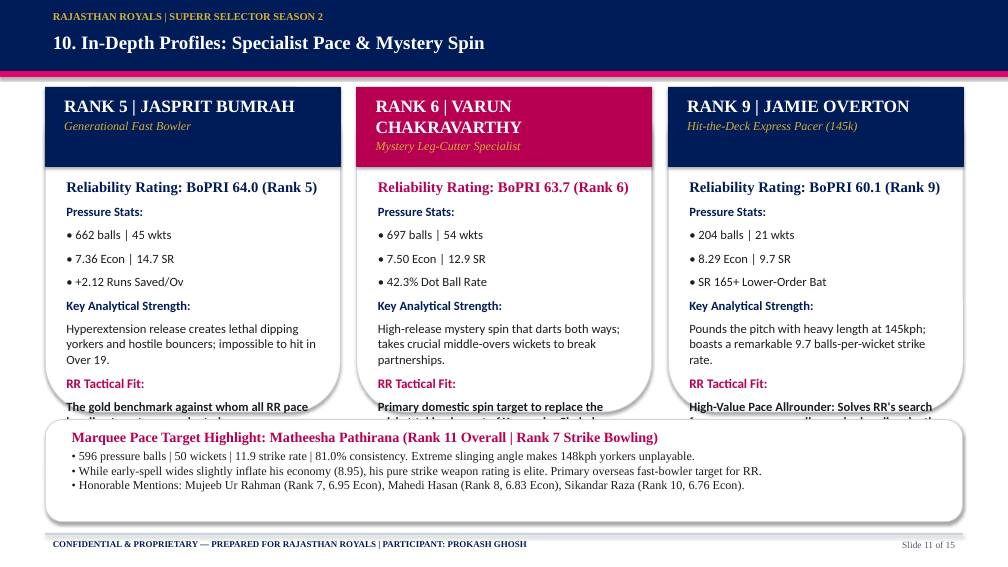
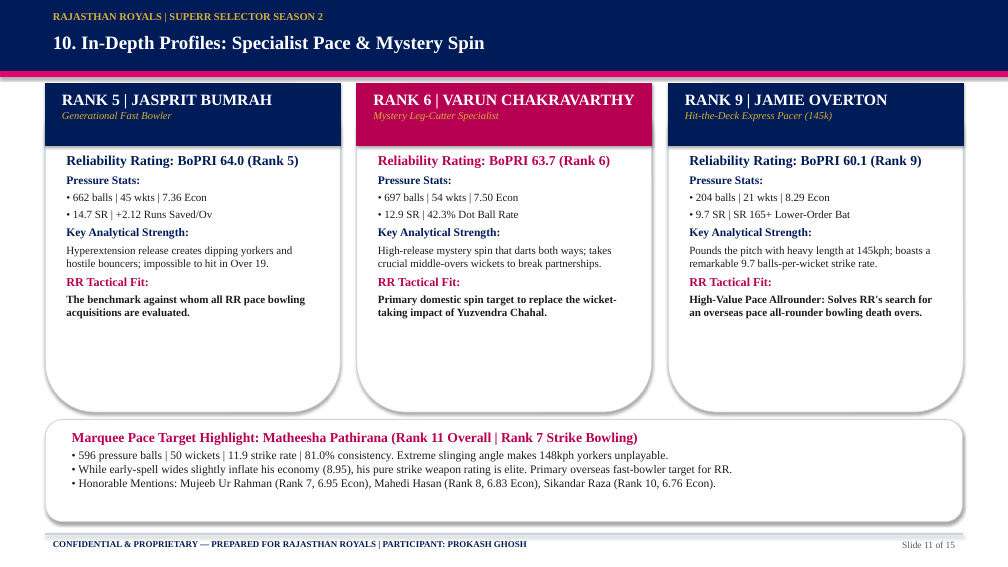
Before and after one commit to prokashghosh996-png/RR-supeRR-selector-2027, a slide deck: slide 11 of SupeRR_Selector_Season_2_RR_IPL_2027_Auction_Strategy.pptx. Drawn at 1008x567 pixels with LibreOffice and Linux fonts; fonts in the diff are those of the drawing. Boxes give left, top, right and bottom in pixels: in the first picture for what was removed or moved away, otherwise in the second. Text is boxed around its words. In the diff, an @@ line names an element or a change of style, - is before the commit and + after.

```diff
--- a/SupeRR_Selector_Season_2_RR_IPL_2027_Auction_Strategy.pptx
+++ b/SupeRR_Selector_Season_2_RR_IPL_2027_Auction_Strategy.pptx
@@ rounded rectangle: place and size @@
-rounded rectangle at [45, 87, 340, 412]
+rounded rectangle at [45, 83, 340, 412]
@@ rectangle: place and size @@
-rectangle at [45, 87, 340, 166]
+rectangle at [45, 83, 340, 145]
@@ text "RANK 5 | JASPRIT BUMRAH" at [62, 94, 273, 119]: size 16.5 to 15 pt in "RANK 5 | JASPRIT BUMRAH"; size 11.5 to 10 pt in "Generational Fast Bowler"; less space between paragraphs @@
@@ rounded rectangle: place and size @@
-rounded rectangle at [357, 87, 652, 412]
+rounded rectangle at [357, 83, 652, 412]
@@ rectangle: place and size @@
-rectangle at [357, 87, 652, 166]
+rectangle at [357, 83, 652, 145]
@@ text "RANK 6 | VARUN CHAKRAVARTHY" at [373, 94, 635, 122]: size 16.5 to 15 pt in "RANK 6 | VARUN CHAKRAVARTHY"; size 11.5 to 10 pt in "Mystery Leg-Cutter Specialist"; less space between paragraphs @@
@@ rounded rectangle: place and size @@
-rounded rectangle at [668, 87, 963, 412]
+rounded rectangle at [668, 83, 963, 412]
@@ rectangle: place and size @@
-rectangle at [668, 87, 963, 166]
+rectangle at [668, 83, 963, 145]
@@ text "RANK 9 | JAMIE OVERTON" at [685, 94, 888, 122]: size 16.5 to 15 pt in "RANK 9 | JAMIE OVERTON"; size 11.5 to 10 pt in "Hit-the-Deck Express Pacer (145k)"; less space between paragraphs @@
@@ text "Reliability Rating: BoPRI 64.0 (Rank ...": place and size @@
-text "Reliability Rating: BoPRI 64.0 (Rank ..." at [66, 181, 317, 415]
+text "Reliability Rating: BoPRI 64.0 (Rank ..." at [66, 155, 305, 319]
@@ text "Reliability Rating: BoPRI 63.7 (Rank ...": place and size @@
-text "Reliability Rating: BoPRI 63.7 (Rank ..." at [378, 181, 629, 420]
+text "Reliability Rating: BoPRI 63.7 (Rank ..." at [378, 155, 617, 319]
@@ text "Reliability Rating: BoPRI 60.1 (Rank ...": place and size @@
-text "Reliability Rating: BoPRI 60.1 (Rank ..." at [689, 181, 940, 420]
+text "Reliability Rating: BoPRI 60.1 (Rank ..." at [689, 155, 932, 319]
@@ text at [66, 176, 305, 319]: text changed; size 12 to 10.5 pt; font Calibri to Times New Roman @@
-Pressure Stats:
-• 662 balls | 45 wkts
-• 7.36 Econ | 14.7 SR
-• +2.12 Runs Saved/Ov
-Key Analytical Strength:
-Hyperextension release creates lethal dipping yorkers and hostile bouncers; impossible to hit in Over 19.
-RR Tactical Fit:
-The gold benchmark against whom all RR pace bowling targets are evaluated.
+Pressure Stats:
+• 662 balls | 45 wkts | 7.36 Econ
+• 14.7 SR | +2.12 Runs Saved/Ov
+Key Analytical Strength:
+Hyperextension release creates dipping yorkers and hostile bouncers; impossible to hit in Over 19.
+RR Tactical Fit:
+The benchmark against whom all RR pace bowling acquisitions are evaluated.
@@ text at [66, 155, 298, 168]: size 14 to 13 pt in "Reliability Rating: BoPRI 64.0 (Rank 5)"; less space between paragraphs @@
@@ text at [378, 176, 519, 218]: text changed; size 12 to 10.5 pt; font Calibri to Times New Roman @@
-Pressure Stats:
-• 697 balls | 54 wkts
-• 7.50 Econ | 12.9 SR
-• 42.3% Dot Ball Rate
+Pressure Stats:
+• 697 balls | 54 wkts | 7.50 Econ
+• 12.9 SR | 42.3% Dot Ball Rate
@@ text at [378, 155, 617, 319]: size 14 to 13 pt in "Reliability Rating: BoPRI 63.7 (Rank 6)"; size 12 to 11 pt in "Key Analytical Strength:"; size 12 to 10.5 pt in "High-release mystery spin that darts both ways; ...", "Primary domestic spin target to replace the ..."; font Calibri to Times New Roman in "Key Analytical Strength: High-release mystery spin that ...", "RR Tactical Fit: Primary domestic spin target ..."; size 12.5 to 11.5 pt in "RR Tactical Fit:"; less space between paragraphs @@
@@ text at [689, 176, 850, 218]: text changed; size 12 to 10.5 pt; font Calibri to Times New Roman @@
-Pressure Stats:
-• 204 balls | 21 wkts
-• 8.29 Econ | 9.7 SR
-• SR 165+ Lower-Order Bat
+Pressure Stats:
+• 204 balls | 21 wkts | 8.29 Econ
+• 9.7 SR | SR 165+ Lower-Order Bat
@@ text at [689, 155, 932, 319]: size 14 to 13 pt in "Reliability Rating: BoPRI 60.1 (Rank 9)"; size 12 to 11 pt in "Key Analytical Strength:"; size 12 to 10.5 pt in "Pounds the pitch with heavy length at ...", "High-Value Pace Allrounder: Solves RR's search for ..."; font Calibri to Times New Roman in "Key Analytical Strength: Pounds the pitch with ...", "RR Tactical Fit: High-Value Pace Allrounder: Solves ..."; size 12.5 to 11.5 pt in "RR Tactical Fit:"; less space between paragraphs @@
@@ text "Marquee Pace Target Highlight: Matheesha ..." at [72, 432, 732, 490]: size 13.5 to 13 pt in "Marquee Pace Target Highlight: Matheesha Pathirana (Rank ..."; size 11.5 to 11 pt in "• 596 pressure balls | 50 wickets ..." @@
```
Also in this commit, not shown: 7 other slides changed, 4 other files.
